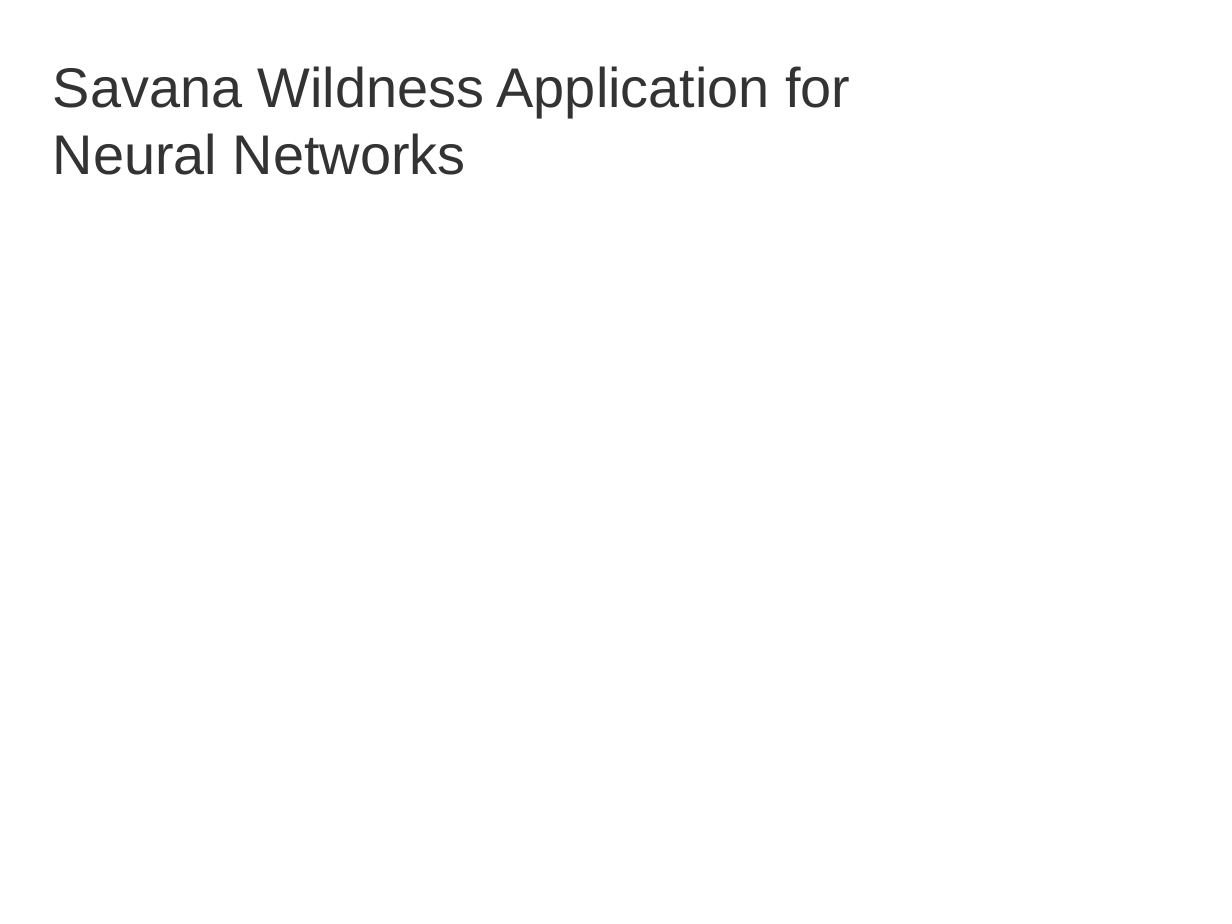
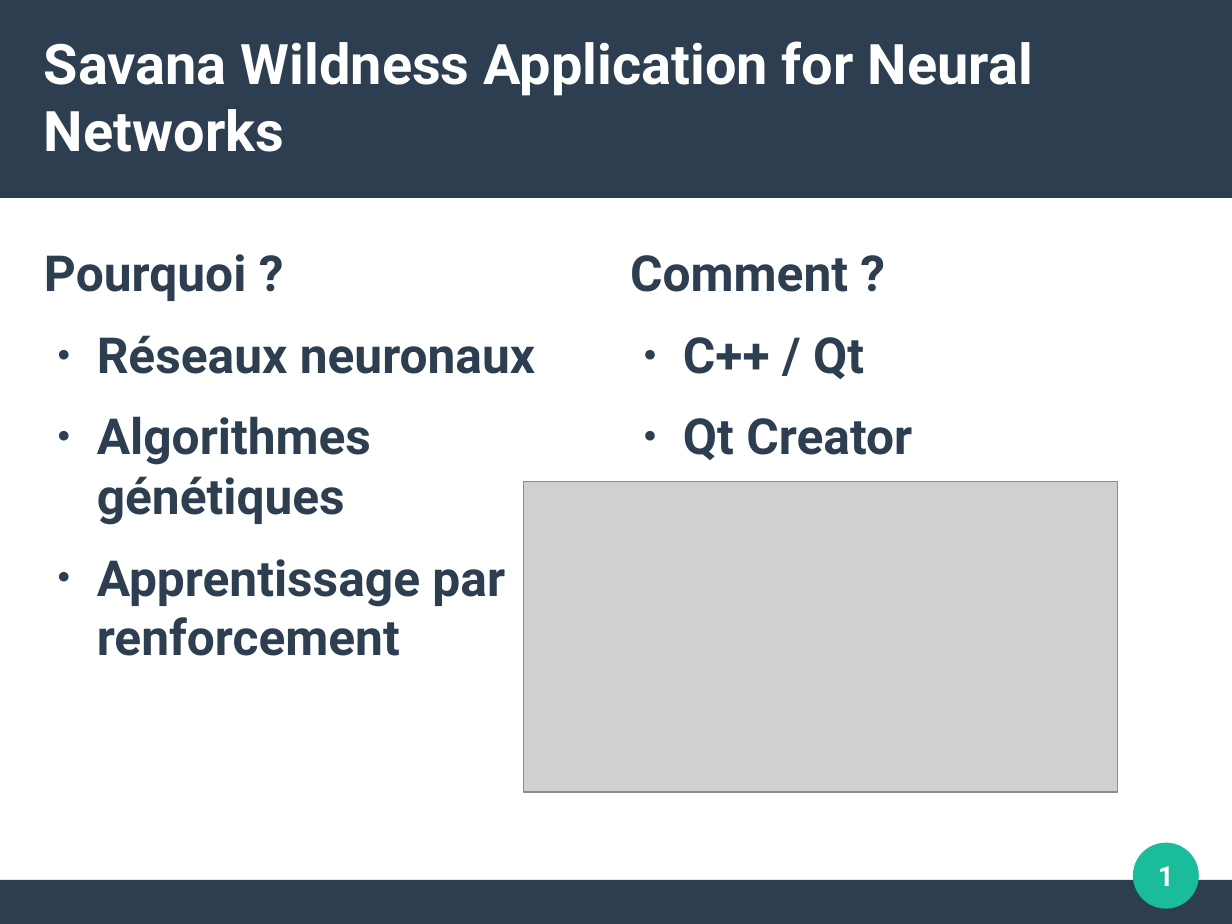
Before and after one commit to Xaxetrov/Fil-Rouge, a slide deck: slide 1 of doc/prez_best_fil_rouge_ever.odp. Drawn at 1232x924 pixels with LibreOffice and Linux fonts; fonts in the diff are those of the drawing; grey boxes stand for pictures; background and template pictures are left out. Boxes give left, top, right and bottom in pixels: in the first picture for what was removed or moved away, otherwise in the second. Text is boxed around its words. In the diff, an @@ line names an element or a change of style, - is before the commit and + after.

```diff
--- a/doc/prez_best_fil_rouge_ever.odp
+++ b/doc/prez_best_fil_rouge_ever.odp
@@ rectangle added at (x1=0, y1=0, x2=1232, y2=198), fill #2C3E50 @@
@@ title "Savana Wildness Application for Neural ..." moved from (x1=53, y1=66, x2=850, y2=175) to (x1=44, y1=41, x2=1033, y2=152) @@
@@ title "Savana Wildness Application for Neural ..." at (x1=44, y1=41, x2=1033, y2=152): font Arial to Roboto, text colour #333333 to #FFFFFF, bold on @@
@@ text added at (x1=44, y1=254, x2=535, y2=656), 32 pt, text #2C3E50, bold @@
+Pourquoi ?
+● Réseaux neuronaux
+● Algorithmes génétiques
+● Apprentissage par renforcement
@@ text added at (x1=630, y1=255, x2=912, y2=460), 32 pt, text #2C3E50, bold @@
+Comment ?
+● C++ / Qt
+● Qt Creator
@@ picture added at (x1=524, y1=481, x2=1118, y2=792) @@
@@ ellipse added at (x1=1134, y1=843, x2=1200, y2=909), fill #1ABC9C @@
@@ page number added at (x1=1158, y1=866, x2=1174, y2=886), 18 pt, text #FFFFFF, bold @@
+1
@@ rectangle added at (x1=0, y1=880, x2=1232, y2=923), fill #2C3E50 @@
```
Also in this commit, not shown: 5 slides added.
